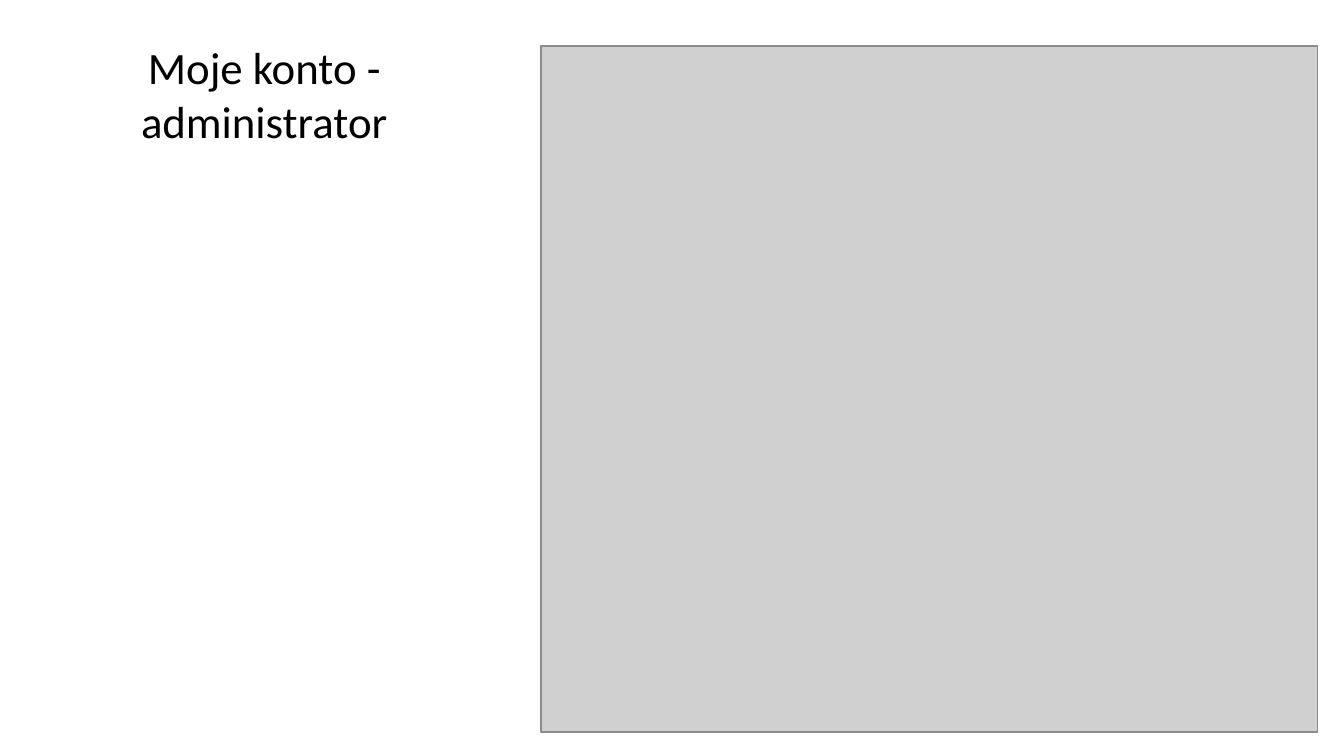
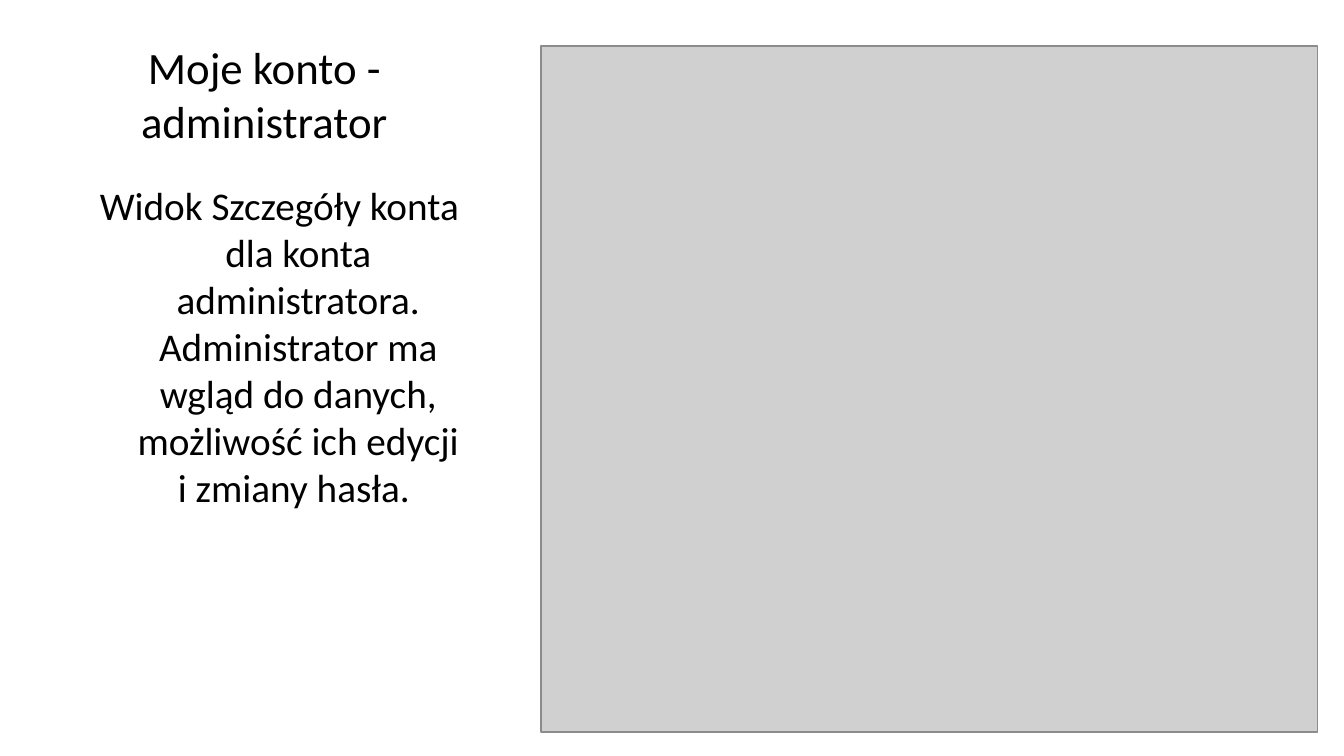
Before and after one commit to bjj-project/accommodation_announcements_documentation, a slide deck: slide 19 of accommodation_announcements_presentation.pptx (slide 18 before the commit). Drawn at 1344x756 pixels with LibreOffice and Linux fonts; fonts in the diff are those of the drawing; grey boxes stand for pictures; background and template pictures are left out. Boxes give left, top, right and bottom in pixels: in the first picture for what was removed or moved away, otherwise in the second. Text is boxed around its words. In the diff, an @@ line names an element or a change of style, - is before the commit and + after.

Commit message:
Opis widoków, korekta błędów językowych

```diff
--- a/accommodation_announcements_presentation.pptx
+++ b/accommodation_announcements_presentation.pptx
@@ text added at box(100, 192, 459, 509), 21 pt, text #000000 @@
+Widok Szczegóły konta dla konta administratora. Administrator ma wgląd do danych, możliwość ich edycji i zmiany hasła.
```
Also in this commit, not shown: 7 other slides changed, 7 slides added, 6 slides removed.
